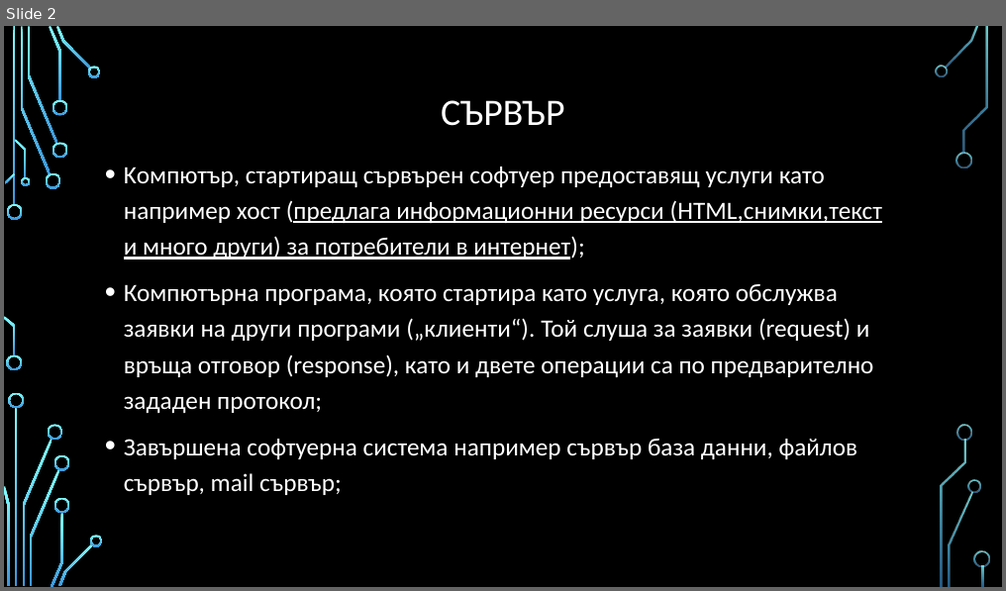
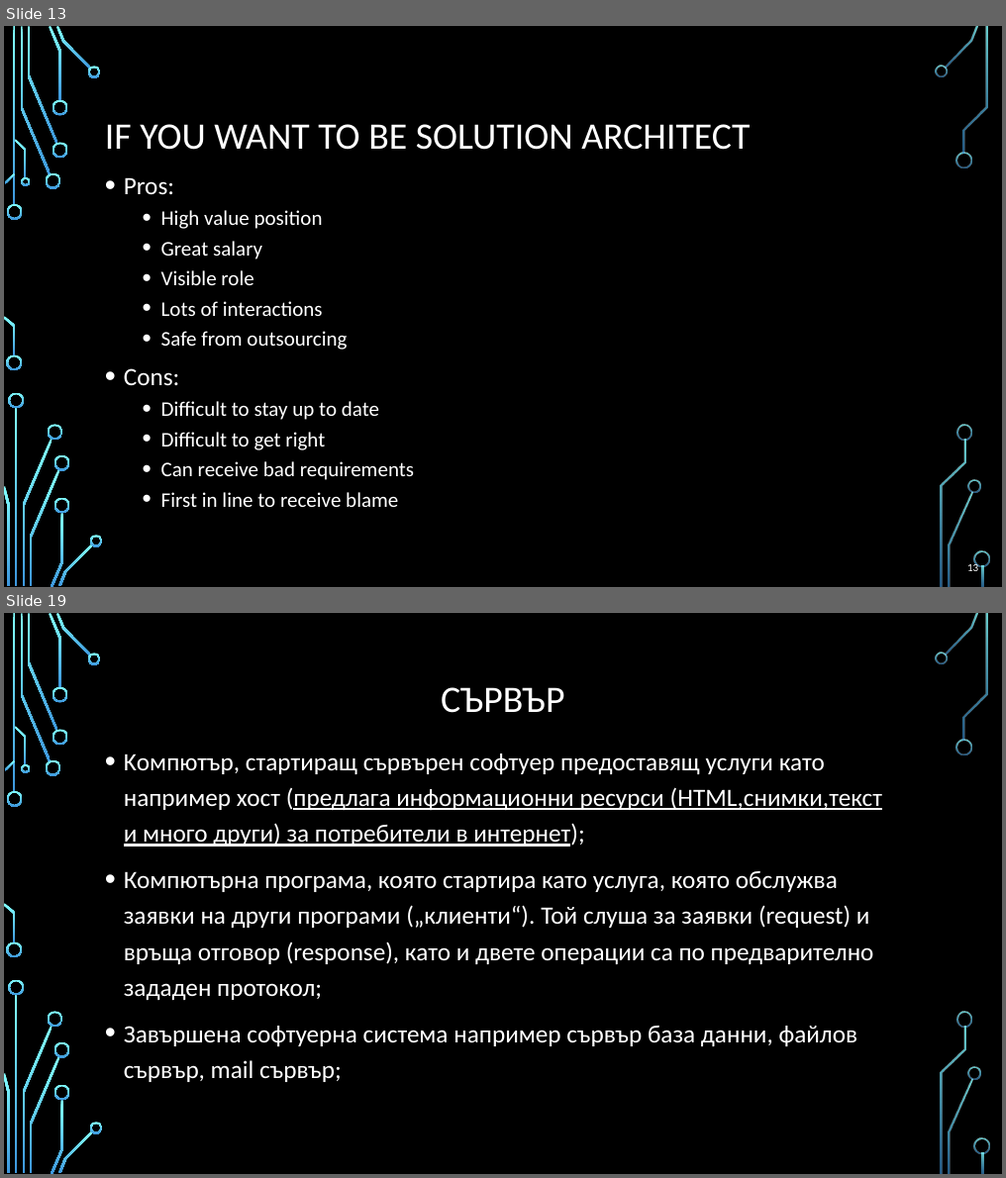
Before and after one commit to profjordanov/hybrid-app-development, a slide deck: 00. Lecture/basics_and_beyond.pptx. Shown one above the other, each under a label of ours: slide 2 before the commit, slides 13 and 19 after it; the slides between them are not shown. The pictures are 1006x591 and 1006x1178 pixels, drawn with LibreOffice and Linux fonts; fonts in the diff are those of the drawing; background and template pictures are left out. Boxes give left, top, right and bottom in pixels: in the first picture for what was removed or moved away, otherwise in the second. Text is boxed around its words. In the diff, an @@ line names an element or a change of style, - is before the commit and + after.

```diff
--- a/00. Lecture/basics_and_beyond.pptx
+++ b/00. Lecture/basics_and_beyond.pptx
@@ slide 13 added at bbox=[4, 26, 1002, 587], background picture (left out); not listed: 36 template elements that a slide beside it also shows @@
@@ title added at bbox=[105, 124, 749, 150], 36 pt, text #FFFFFF @@
+IF YOU WANT TO BE SOLUTION ARCHITECT
@@ text added at bbox=[124, 177, 414, 507], 20 pt, text #FFFFFF @@
+• Pros:
+  • High value position
+  • Great salary
+  • Visible role
+  • Lots of interactions
+  • Safe from outsourcing
+• Cons:
+  • Difficult to stay up to date
+  • Difficult to get right
+  • Can receive bad requirements
+  • First in line to receive blame
@@ page number added at bbox=[967, 563, 978, 571], 10.5 pt, text #FFFFFF @@
+13
@@ what was slide 2 is now slide 19 @@
```
Also in this commit, not shown: 16 other slides added.
